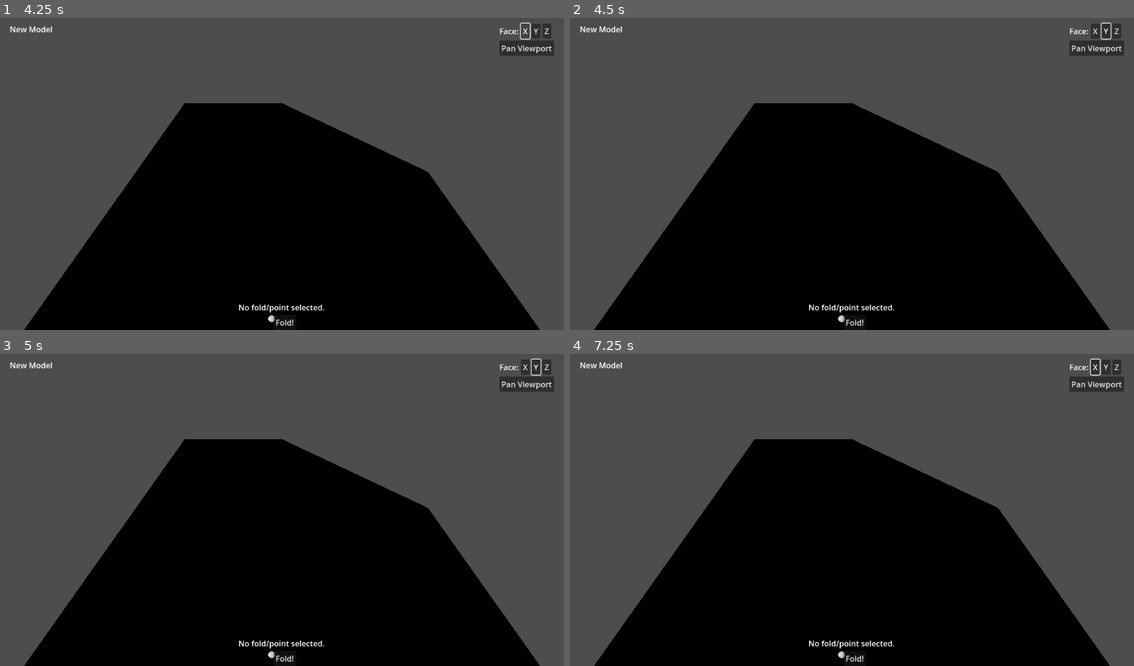
Above: before the commit, frames 1-4 (two rows, left to right).
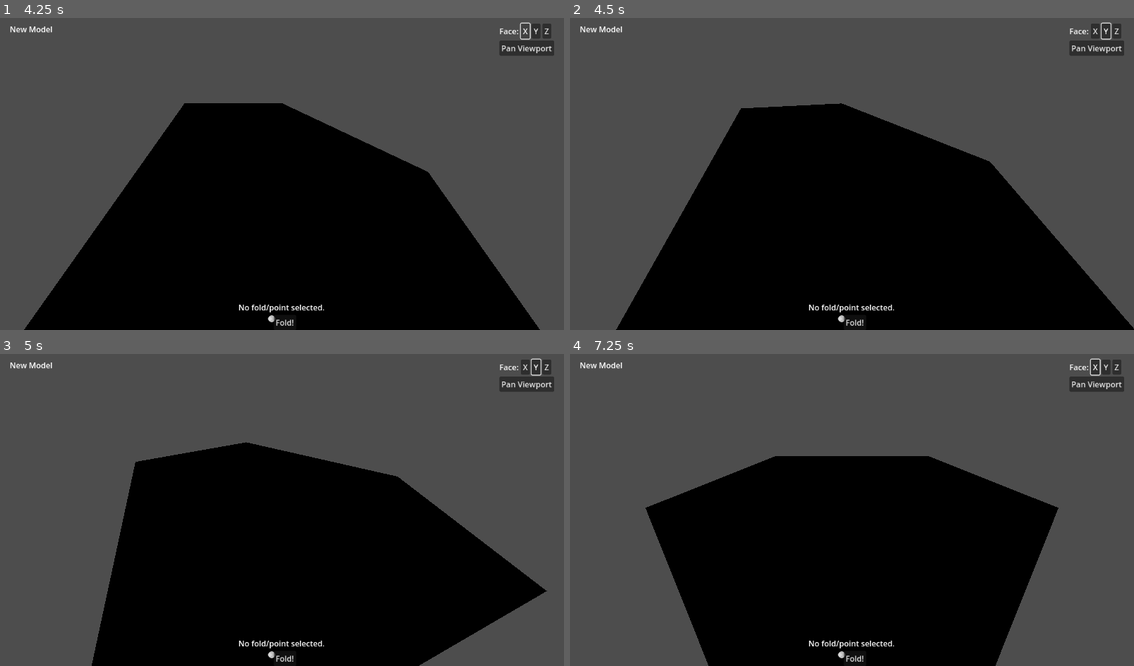
Above: after the commit, the same moments.

Repository: vaaar/OriGaming
Game: Godot game, scene res://origami_view.tscn
The game is run twice, just before and just after one commit, with the same random seed, the same clock (stepped at 60 frames per second) and the same inputs.
Inputs (mouse positions are in pixels of both pictures, inside the frame that each line leads up to):
- Up to frame 1 (4.25 s): click "Y" at 0.5 s; click "Z" at 1.25 s; click "Pan Viewport" at 2 s; click "Fold!" at 2.75 s; click "X" at 3.5 s
- Up to frame 2 (4.5 s): move the mouse to (976, 155) at 4.27 s; hold Right from 4.28 s (still down); tap N at 4.35 s; click (976, 155) at 4.42 s
- Up to frame 3 (5 s): keep holding Right
- Up to frame 4 (7.25 s): move the mouse to (739, 522) at 5.02 s; release Right at 5.03 s; hold Down 5.03-5.78 s; tap M at 5.1, 6.6 s; move the mouse to (908, 438) at 5.77 s; hold Right 5.78-6.53 s; tap N at 5.85 s; move the mouse to (823, 572) at 6.52 s; hold Up from 6.53 s (still down); click (823, 572) at 6.67 s

Frame 1 is identical in both runs. In frame 2, 2.7% of the frame differs, in the area x 4-100%, y 27-100%; in frame 3, 8.4%; in frame 4, 12%, in the area x 4-96%, y 27-100%.

Commit message:
implement actually good camera movement

Diff:
--- a/camera_3d.gd
+++ b/camera_3d.gd
@@ -20,75 +20,53 @@
 	rotate_x(deg_to_rad(angle))
 
 
-func get_spherical():
-	var z = position.z
-	var x = position.x
-	var y = position.y
-
-	var rho = sqrt(z ** 2 + x ** 2 + y ** 2)
-	var theta = atan2(x, z)
-	var phi = acos(z/rho)
-
-	print("rho: %f, theta: %f, phi: %f" % [rho, theta, phi])
+func cartesian_to_spherical(coord: Vector3):
+	var rho = sqrt(pow(coord.x, 2) + pow(coord.z, 2) + pow(coord.y, 2))
+	var theta = atan2(coord.z, coord.x)
+	var phi = acos(coord.y/rho)
 
 	return [rho, theta, phi]
 
- #rho, theta, phi
-   #0      1    2
-func convert_to_cartesian(coords):
-	var x = coords[0] * sin(coords[2]) * cos(coords[1])
-	var z = coords[0] * sin(coords[2]) * sin(coords[1])
-	var y = coords[0] * cos(coords[2])
+func spherical_to_cartesian(coords):
+	var rho = coords[0]
+	var theta = coords[1]
+	var phi = coords[2]
 
-	print("x: %f, y: %f, z: %f" % [x, y, z])
+	var x = rho * sin(phi) * cos(theta)
+	var z = rho * sin(phi) * sin(theta)
+	var y = rho * cos(phi)
 
-	#var x =
+	return Vector3(x, y, z)
 
-	return [x, z, y]
 
 # Called every frame. 'delta' is the elapsed time since the previous frame.
 # kidscancode.org/godot_recipes/3.x/3d/camera_gimbal/index.html
 func _process(delta: float) -> void:
-	#var spherical_coords = get_spherical()
-	#var curr_vec = position
-	#var speed = 10
-	#var multiplier = 0.02
-	#var rotated_v = Vector3()
-	#var rot_ang = PI/6
-	#var y_rot = 0;
-	#var x_rot = 0;
-	#if Input.is_key_pressed(KEY_LEFT):
+	var curr_cartesian = position
+	var curr_spherical = cartesian_to_spherical(curr_cartesian)
+	var speed = 10
+	var multiplier = 0.02
+
+	if Input.is_key_pressed(KEY_LEFT):
 		##rotate_through_vertical_axis(-speed * delta)
-		##spherical_coords[0] += -speed * multiplier
-		##rotated_v = curr_vec.rotated(Vector3(0,1,0).normalized(), -rot_ang)
-		##update_frame = true
+		curr_spherical[1] -= PI/6 * delta
+		update_frame = true
 		#y_rot -= 1
-	#elif Input.is_key_pressed(KEY_RIGHT):
+	elif Input.is_key_pressed(KEY_RIGHT):
 		##rotate_through_vertical_axis(speed * delta)
-		##spherical_coords[0] += speed * multiplier
-		##rotated_v = curr_vec.rotated(Vector3(0,1,0).normalized(), rot_ang)
-		##update_frame = true
-		#y_rot += 1
-	#elif Input.is_key_pressed(KEY_UP):
+		curr_spherical[1] += PI/6 * delta
+		update_frame = true
+	elif Input.is_key_pressed(KEY_UP):
 		##rotate_through_horizontal_axis(-speed * delta)
-		##spherical_coords[2] += -speed * multiplier
-		##update_frame = true
-		#x_rot -= 1
-	#elif Input.is_key_pressed(KEY_DOWN):
+		curr_spherical[2] -= PI/6 * delta
+		update_frame = true
+	elif Input.is_key_pressed(KEY_DOWN):
 		##rotate_through_horizontal_axis(speed * delta)
-		##spherical_coords[1] += speed * multiplier
-		##update_frame = true
-		#x_rot += 1
-	#$InnerGimbal.rotate_object_local(Vector3.UP, y_rot * rotation_speed * delta)
-	#$OuterGimbal.rotate_object_local(Vector3.RIGHT, x_rot * rotation_speed * delta)
-	pass
+		curr_spherical[2] += PI/6 * delta
+		update_frame = true
 
-	#if update_frame:
-		#var cartesian_coords = convert_to_cartesian(spherical_coords)
-		#position.z = cartesian_coords[0]
-		#position.x = cartesian_coords[1]
-		#position.y = cartesian_coords[2]
-		#print(curr_vec)
-		#print(rotated_v)
-		#position = rotated_v
-		#update_frame = false
+	if update_frame:
+		var new_cartesian = spherical_to_cartesian(curr_spherical)
+		position = new_cartesian
+		set_origin_view()
+		update_frame = false
